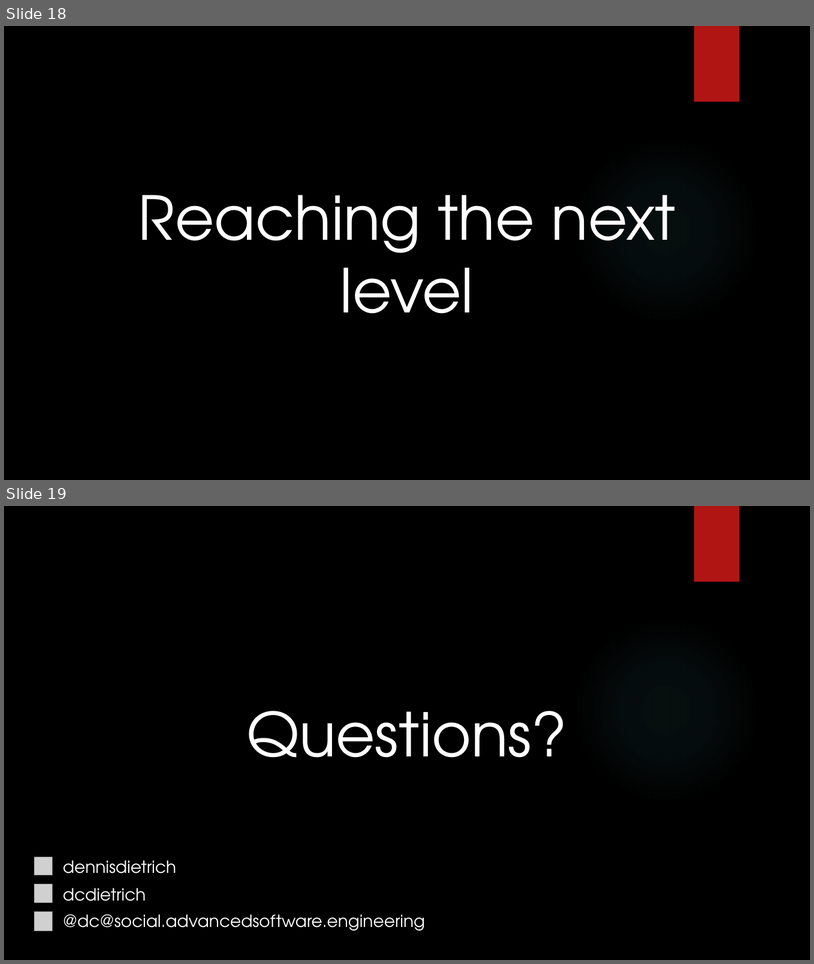
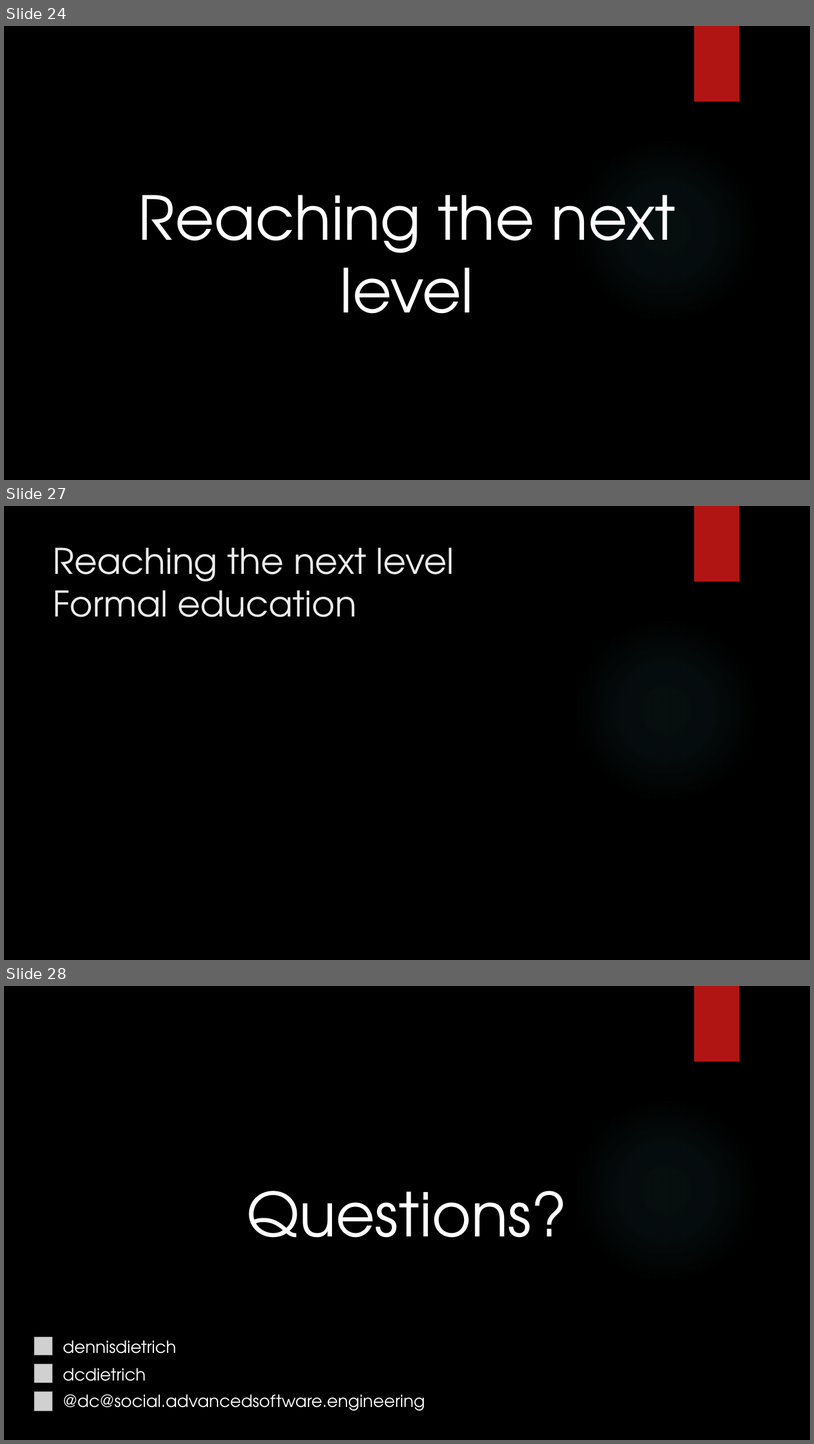
Before and after one commit to dennisdietrich/First180Days, a slide deck: Sitting in meetings all day long.pptx. Shown one above the other, each under a label of ours: slides 18 and 19 before the commit, slides 24, 27 and 28 after it; the slides between them are not shown. The pictures are 814x964 and 814x1444 pixels, drawn with LibreOffice and Linux fonts; fonts in the diff are those of the drawing; grey boxes stand for pictures; background and template pictures are left out. Boxes give left, top, right and bottom in pixels: in the first picture for what was removed or moved away, otherwise in the second. Text is boxed around its words. In the diff, an @@ line names an element or a change of style, - is before the commit and + after.

```diff
--- a/Sitting in meetings all day long.pptx
+++ b/Sitting in meetings all day long.pptx
@@ slide 27 added at (4, 506, 810, 960), background picture (left out); not listed: 2 template elements that a slide beside it also shows @@
@@ title added at (53, 547, 455, 617), 42 pt, text #EBEBEB @@
+Reaching the next level
+Formal education
@@ what was slide 18 is now slide 24 @@
@@ what was slide 19 is now slide 28 @@
```
Also in this commit, not shown: 1 slide changed, 8 other slides added.
